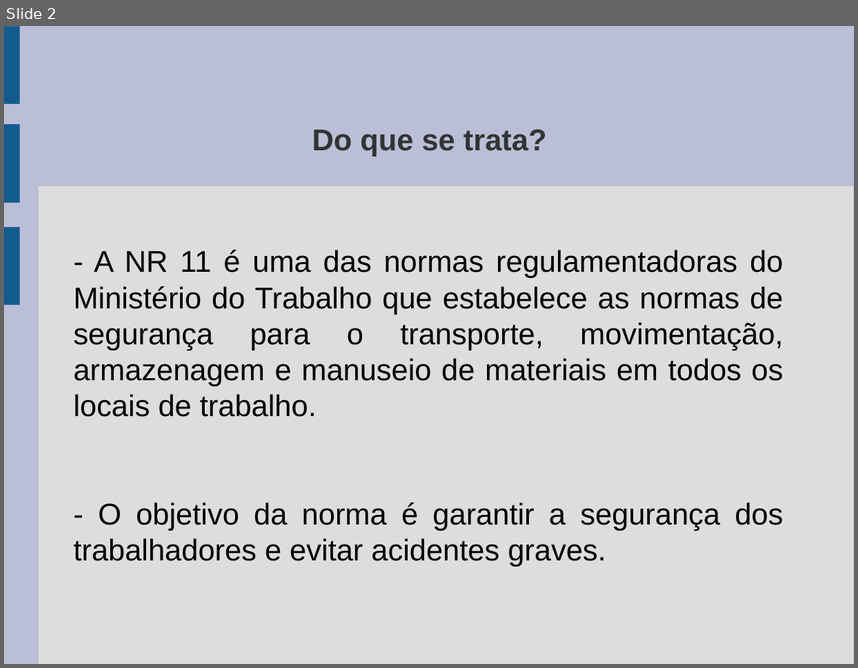
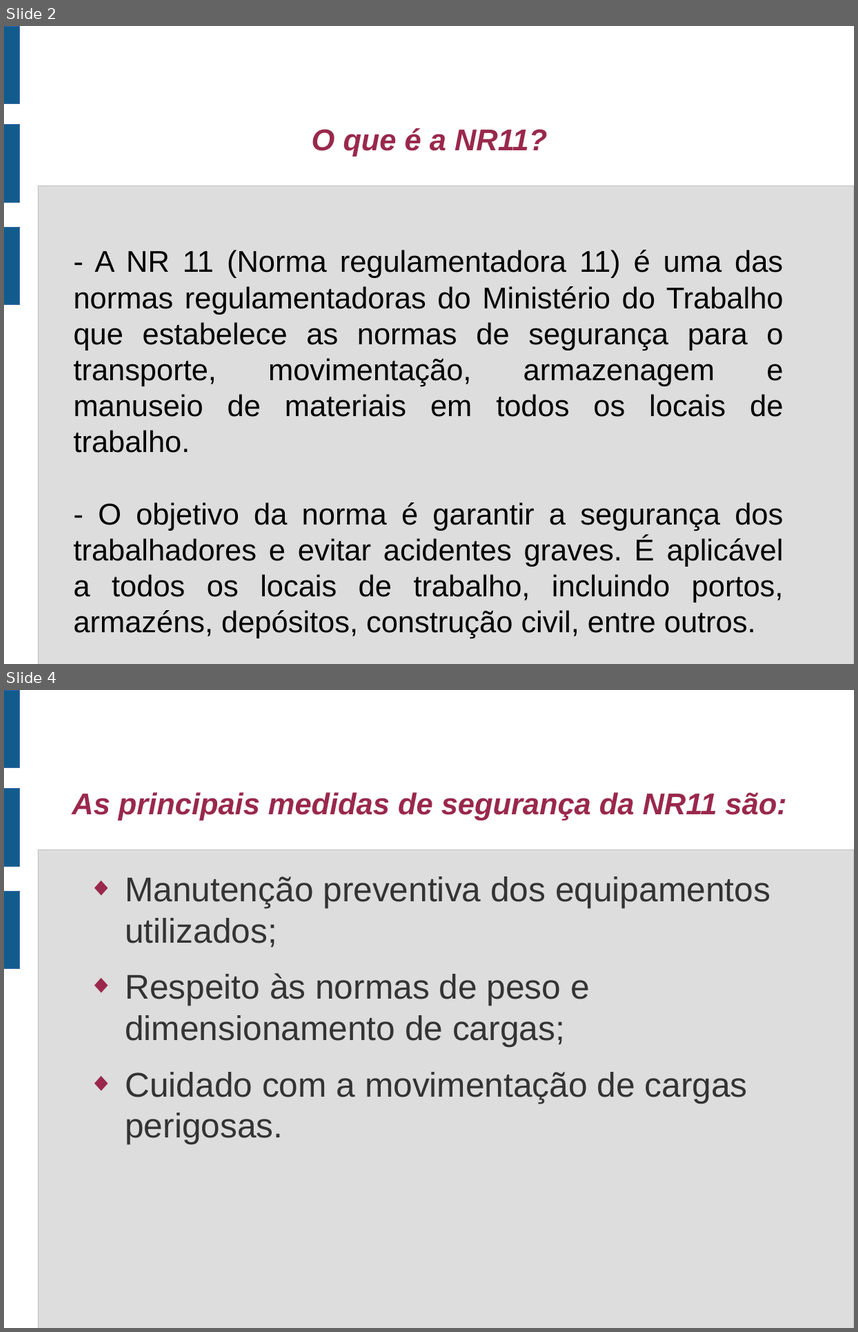
Before and after one commit to jharbes/SEGURANCA-INDUSTRIAL, a slide deck: material_NR11/apresentacaoNR11.odp. Shown one above the other, each under a label of ours: slide 2 before the commit, slides 2 and 4 after it; the slides between them are not shown. The pictures are 858x668 and 858x1332 pixels, drawn with LibreOffice and Linux fonts; fonts in the diff are those of the drawing. Boxes give left, top, right and bottom in pixels: in the first picture for what was removed or moved away, otherwise in the second. Text is boxed around its words. In the diff, an @@ line names an element or a change of style, - is before the commit and + after.

```diff
--- a/material_NR11/apresentacaoNR11.odp
+++ b/material_NR11/apresentacaoNR11.odp
@@ slide 4 added at bbox=[4, 690, 854, 1328], background #FFFFFF; not listed: 4 template elements that a slide beside it also shows @@
@@ title added at bbox=[72, 792, 786, 820], 28 pt, text #99284C, bold, italic @@
+As principais medidas de segurança da NR11 são:
@@ text added at bbox=[125, 876, 771, 1144], 32 pt, text #333333 @@
+◆ Manutenção preventiva dos equipamentos utilizados;
+◆ Respeito às normas de peso e dimensionamento de cargas;
+◆ Cuidado com a movimentação de cargas perigosas.
@@ slide 2 changed as well @@
@@ background #BABED6 to #FFFFFF @@
@@ title at bbox=[312, 128, 547, 156]: text changed; text colour #333333 to #99284C; italic on @@
-Do que se trata?
+O que é a NR11?
@@ text at bbox=[74, 250, 784, 602]: text changed @@
-- A NR 11 é uma das normas regulamentadoras do Ministério do Trabalho que estabelece as normas de segurança para o transporte, movimentação, armazenagem e manuseio de materiais em todos os locais de trabalho.
-- O objetivo da norma é garantir a segurança dos trabalhadores e evitar acidentes graves.
+- A NR 11 (Norma regulamentadora 11) é uma das normas regulamentadoras do Ministério do Trabalho que estabelece as normas de segurança para o transporte, movimentação, armazenagem e manuseio de materiais em todos os locais de trabalho.
+- O objetivo da norma é garantir a segurança dos trabalhadores e evitar acidentes graves. É aplicável a todos os locais de trabalho, incluindo portos, armazéns, depósitos, construção civil, entre outros.
```
Also in this commit, not shown: 6 other slides changed, 1 other slide added, 1 slide removed, 2 other files.
